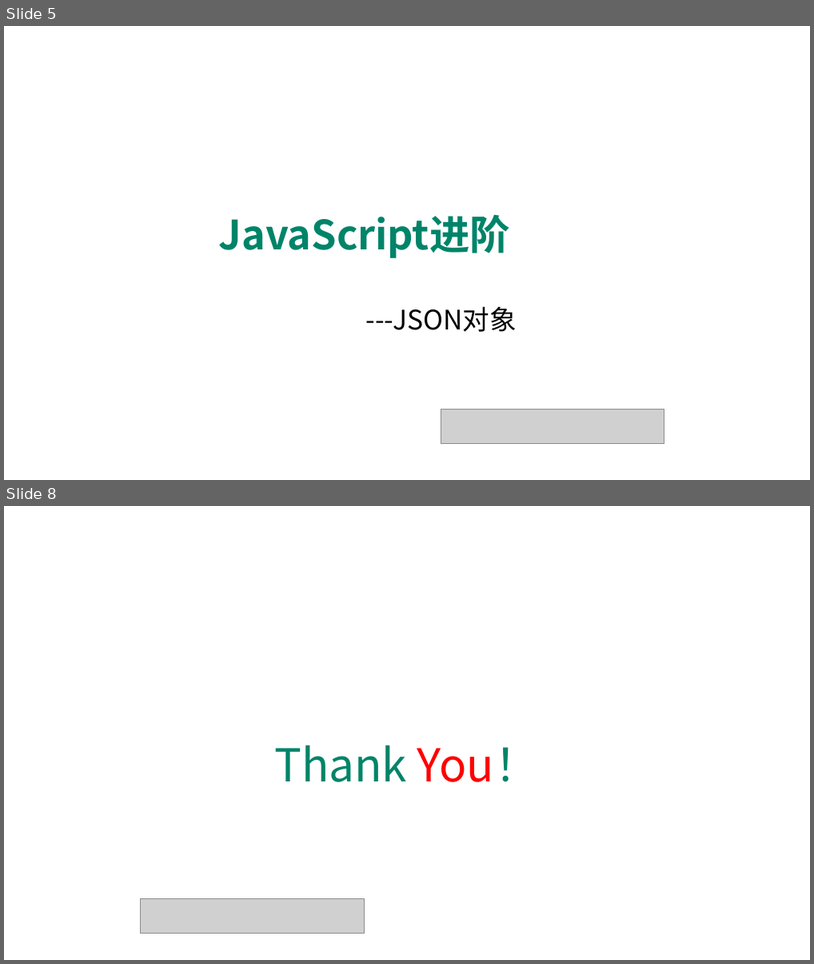
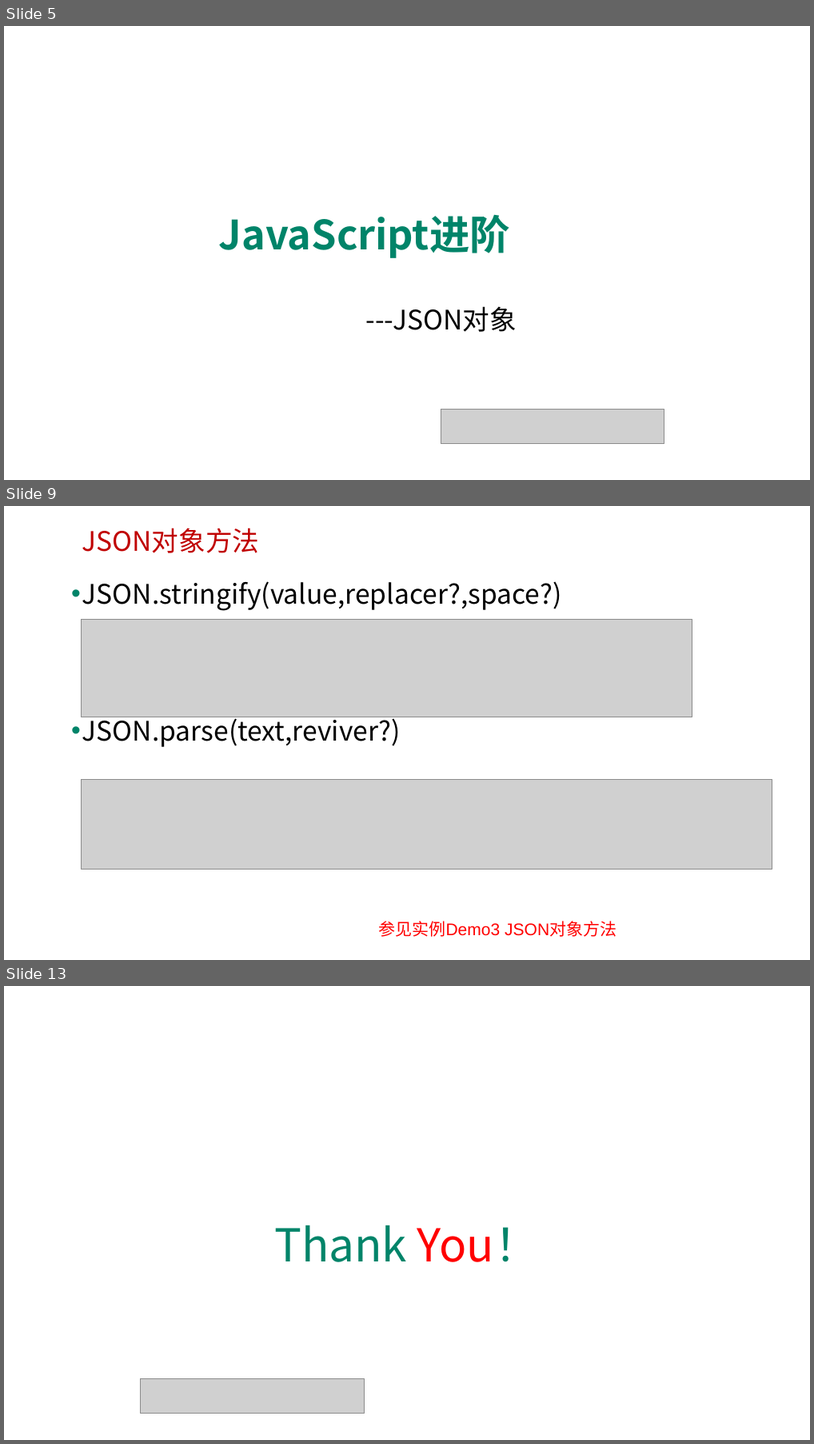
Before and after one commit to edu2act/course-javascript-advanced, a slide deck: 课程PPT/11.JavaScript标准内置对象-非构造器（Math、JSON）.pptx. Shown one above the other, each under a label of ours: slides 5 and 8 before the commit, slides 5, 9 and 13 after it; the slides between them are not shown. The pictures are 814x964 and 814x1444 pixels, drawn with LibreOffice and Linux fonts; fonts in the diff are those of the drawing; grey boxes stand for pictures; background and template pictures are left out. Boxes give left, top, right and bottom in pixels: in the first picture for what was removed or moved away, otherwise in the second. Text is boxed around its words. In the diff, an @@ line names an element or a change of style, - is before the commit and + after.

```diff
--- a/课程PPT/11.JavaScript标准内置对象-非构造器（Math、JSON）.pptx
+++ b/课程PPT/11.JavaScript标准内置对象-非构造器（Math、JSON）.pptx
@@ slide 9 added at (x1=4, y1=506, x2=810, y2=960), background picture (left out) @@
@@ text added at (x1=82, y1=528, x2=260, y2=553), 32 pt, text #C00000 @@
+JSON对象方法
@@ text added at (x1=82, y1=581, x2=562, y2=747), 32 pt, text #000000 @@
+• JSON.stringify(value,replacer?,space?)
+• JSON.parse(text,reviver?)
@@ picture added at (x1=81, y1=619, x2=693, y2=716) @@
@@ picture added at (x1=81, y1=779, x2=772, y2=868) @@
@@ text added at (x1=378, y1=920, x2=617, y2=936), 20 pt, text #FF0000 @@
+参见实例Demo3 JSON对象方法
@@ what was slide 8 is now slide 13 @@
```
Also in this commit, not shown: 2 slides changed, 4 other slides added, 16 other files.
